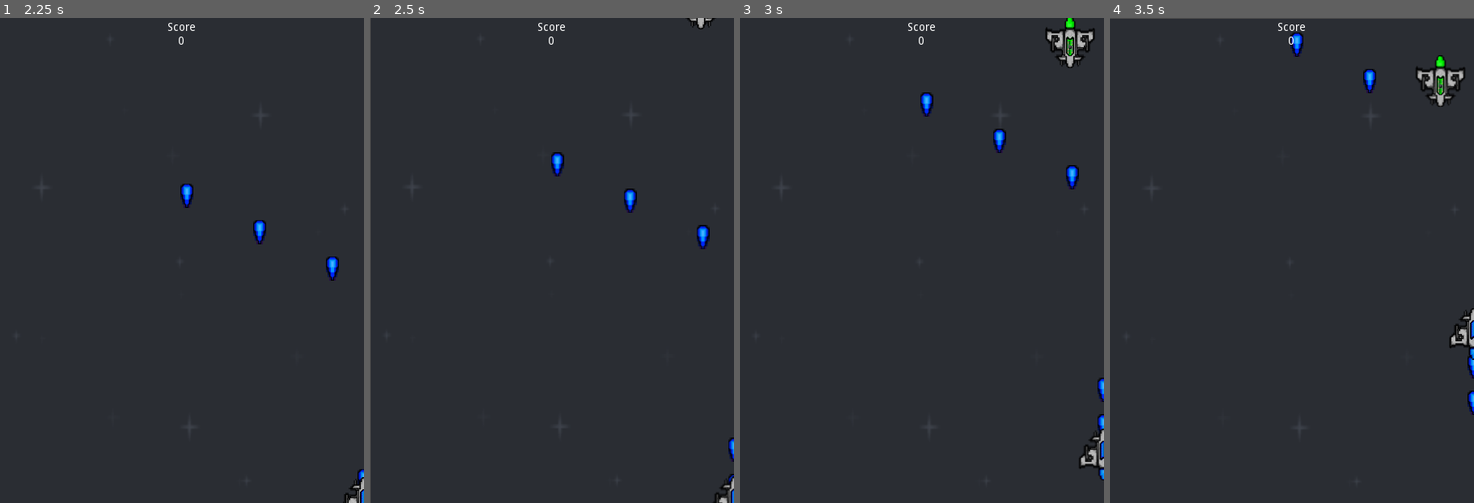
Above: before the commit, frames 1-4 (left to right).
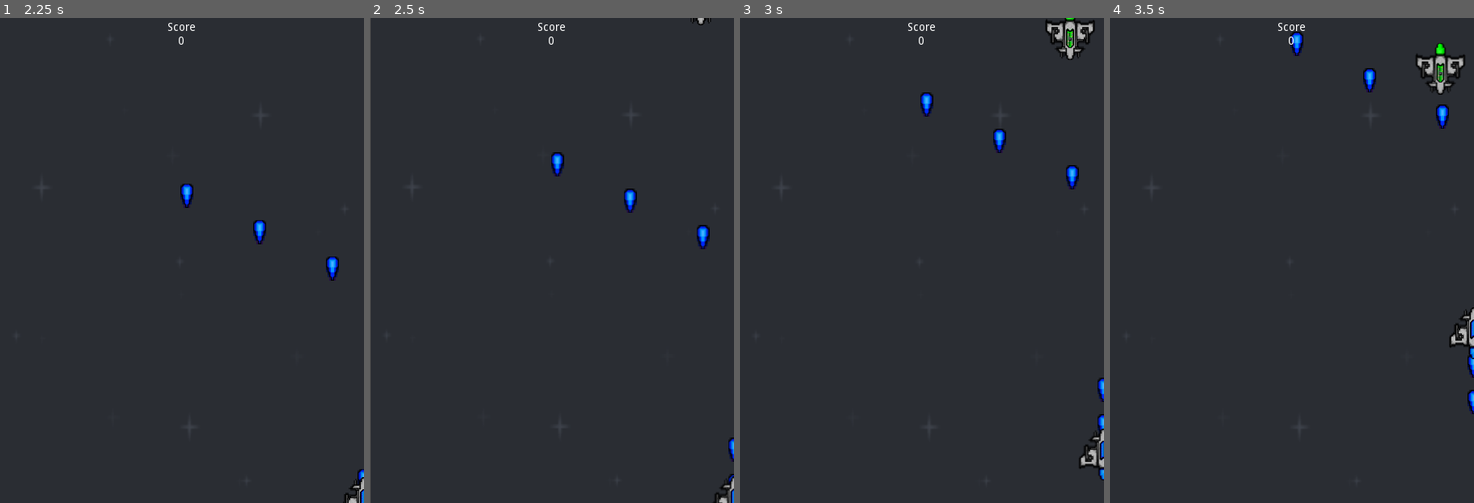
Above: after the commit, the same moments.

Repository: KevCoorp/Firespace
Game: Godot game, scene res://MainScenes/Gameplay.tscn
Same seed, same stepped clock (60 frames per second), same inputs: the game is played once before the commit and once after it.
Inputs:
- Up to frame 1 (2.25 s): tap Enter at 0.5 s; hold D (move_right) 0.53-1.28 s; hold Space (shoot) 0.53-1.28 s; hold S (move_down) 1.28-2.03 s; tap Space (shoot) at 1.35 s; hold D (move_right) from 2.03 s (still down); hold Space (shoot) from 2.03 s (still down)
- Up to frame 2 (2.5 s): keep holding D (move_right); keep holding Space (shoot)
- Up to frame 3 (3 s): release D (move_right) at 2.78 s; release Space (shoot) at 2.78 s; hold Z (move_up) from 2.78 s (still down); tap Space (shoot) at 2.85 s
- Up to frame 4 (3.5 s): keep holding Z (move_up)

Frame 1 is identical in both runs. In frame 2, less than 0.1% of the frame differs, in the area x 87-95%, y 0-3%; in frame 3, 0.7%; in frame 4, 1.5%, in the area x 0-100%, y 0-82%.

Commit message:
Version 1.1

Diff:
--- a/Enemy/Enemy.gd
+++ b/Enemy/Enemy.gd
@@ -1,4 +1,5 @@
 extends Area2D
+class_name Enemy
 
 export var verticalSpeed := 10
 export var health: int = 5
@@ -33,7 +34,6 @@
 func _on_VisibilityNotifier2D_screen_exited():
 	queue_free()
 
-
 func _on_Enemy_area_entered(area):
 	if area is Player:
 		playerInArea = area
--- a/Enemy/Enemy.tscn
+++ b/Enemy/Enemy.tscn
@@ -1,6 +1,6 @@
 [gd_scene load_steps=4 format=2]
 
-[ext_resource path="res://Textures/ennemy_1.png" type="Texture" id=1]
+[ext_resource path="res://Textures/enemy_1.png" type="Texture" id=1]
 [ext_resource path="res://Enemy/Enemy.gd" type="Script" id=2]
 
 [sub_resource type="CircleShape2D" id=1]
--- /dev/null
+++ b/Enemy/FastEnemy.gd
@@ -0,0 +1 @@
+extends "res://Enemy/Enemy.gd"
--- a/Enemy/FastEnemy.tscn
+++ b/Enemy/FastEnemy.tscn
@@ -1,10 +1,12 @@
-[gd_scene load_steps=3 format=2]
+[gd_scene load_steps=4 format=2]
 
 [ext_resource path="res://Enemy/Enemy.tscn" type="PackedScene" id=1]
 [ext_resource path="res://Textures/ennemy_2.png" type="Texture" id=2]
+[ext_resource path="res://Enemy/FastEnemy.gd" type="Script" id=3]
 
 [node name="FastEnemy" instance=ExtResource( 1 )]
-verticalSpeed = 95
+script = ExtResource( 3 )
+verticalSpeed = 85
 health = 5
 
 [node name="Sprite" parent="." index="0"]
--- a/Enemy/SlowShooter.tscn
+++ b/Enemy/SlowShooter.tscn
@@ -1,7 +1,7 @@
 [gd_scene load_steps=4 format=2]
 
 [ext_resource path="res://Enemy/Enemy.tscn" type="PackedScene" id=1]
-[ext_resource path="res://Textures/enemy_3.png" type="Texture" id=2]
+[ext_resource path="res://Textures/ennemy_3.png" type="Texture" id=2]
 [ext_resource path="res://Enemy/SlowShooter.gd" type="Script" id=3]
 
 [node name="SlowShooter" instance=ExtResource( 1 )]
--- a/project.godot
+++ b/project.godot
@@ -10,11 +10,17 @@
 
 _global_script_classes=[ {
 "base": "Area2D",
+"class": "Enemy",
+"language": "GDScript",
+"path": "res://Enemy/Enemy.gd"
+}, {
+"base": "Area2D",
 "class": "Player",
 "language": "GDScript",
 "path": "res://Player/Player.gd"
 } ]
 _global_script_class_icons={
+"Enemy": "",
 "Player": ""
 }
 
Binary file changed: Textures/ennemy_2.png
Binary file added: Textures/ennemy_3.png
Not shown, added: Textures/ennemy_3.png.import
Not shown, changed: export_presets.cfg
Binary file changed: icon.png
Not shown, added: Binaries/Linux/FireSpace.pck
